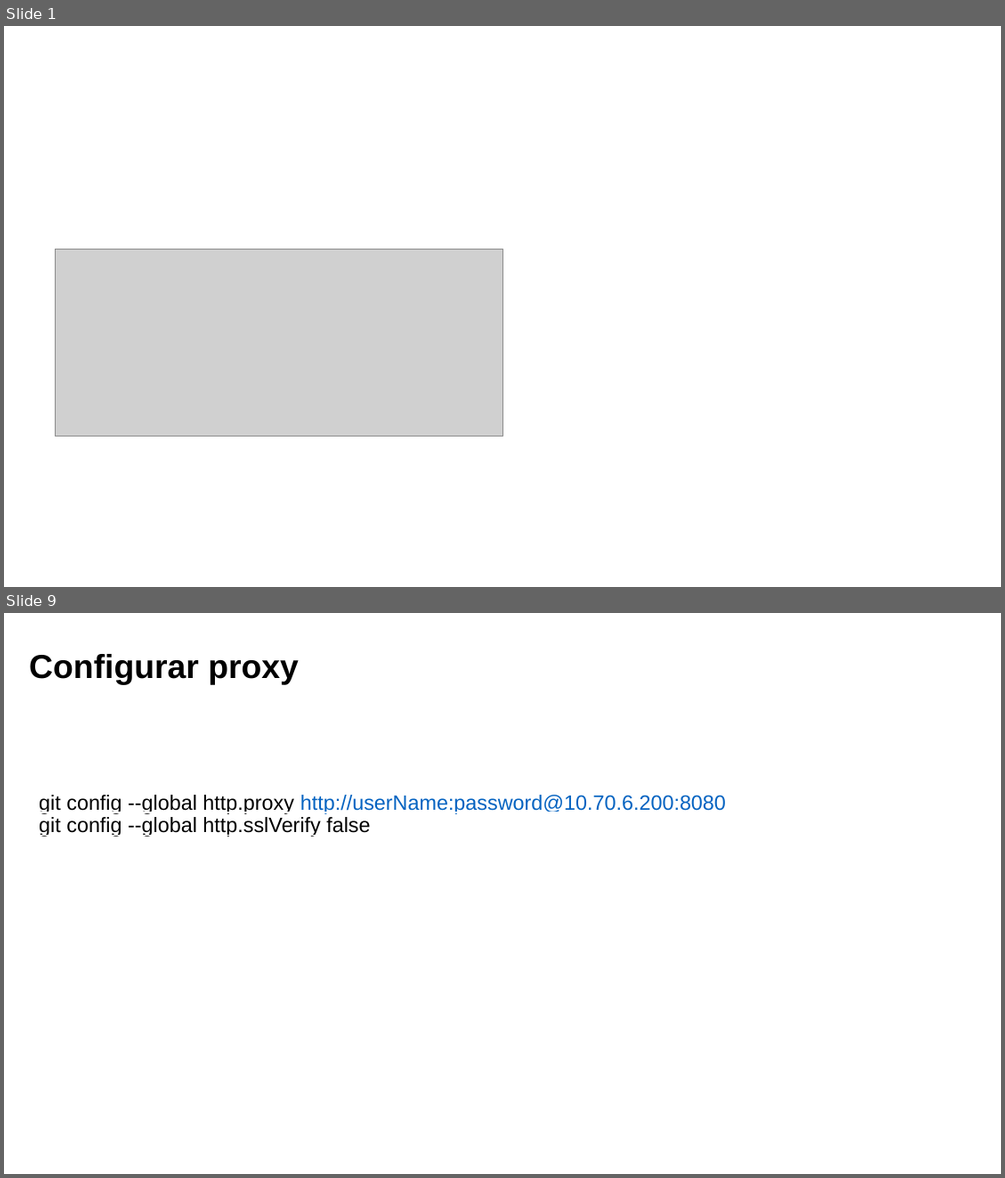
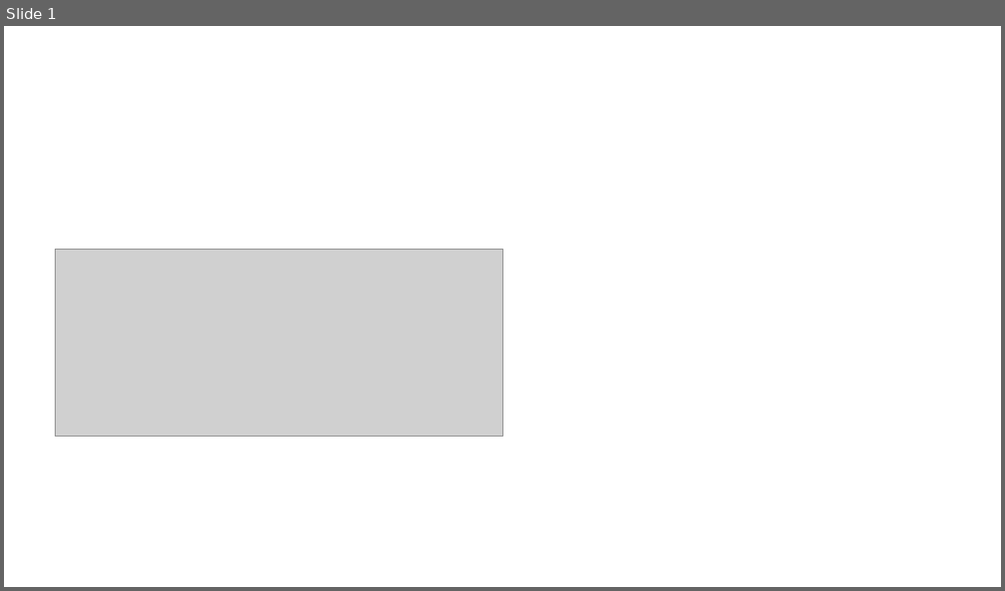
Before and after one commit to yunoguthi/testeCursoGit, a slide deck: git.pptx. Shown one above the other, each under a label of ours: slides 1 and 9 before the commit, slide 1 after it; the slides between them are not shown. The pictures are 1005x1178 and 1005x591 pixels, drawn with LibreOffice and Linux fonts; fonts in the diff are those of the drawing; grey boxes stand for pictures; background and template pictures are left out. Boxes give left, top, right and bottom in pixels: in the first picture for what was removed or moved away, otherwise in the second. Text is boxed around its words. In the diff, an @@ line names an element or a change of style, - is before the commit and + after.

```diff
--- a/git.pptx
+++ b/git.pptx
@@ slide 9 removed at (4, 613, 1001, 1174), background #FFFFFF @@
@@ text removed at (29, 654, 299, 685) @@
-Configurar proxy
@@ text removed at (39, 795, 726, 836) @@
-git config --global http.proxy http://userName:password@10.70.6.200:8080
-git config --global http.sslVerify false
```
Also in this commit, not shown: 3 slides changed, 13 other slides removed, 1 other file.
